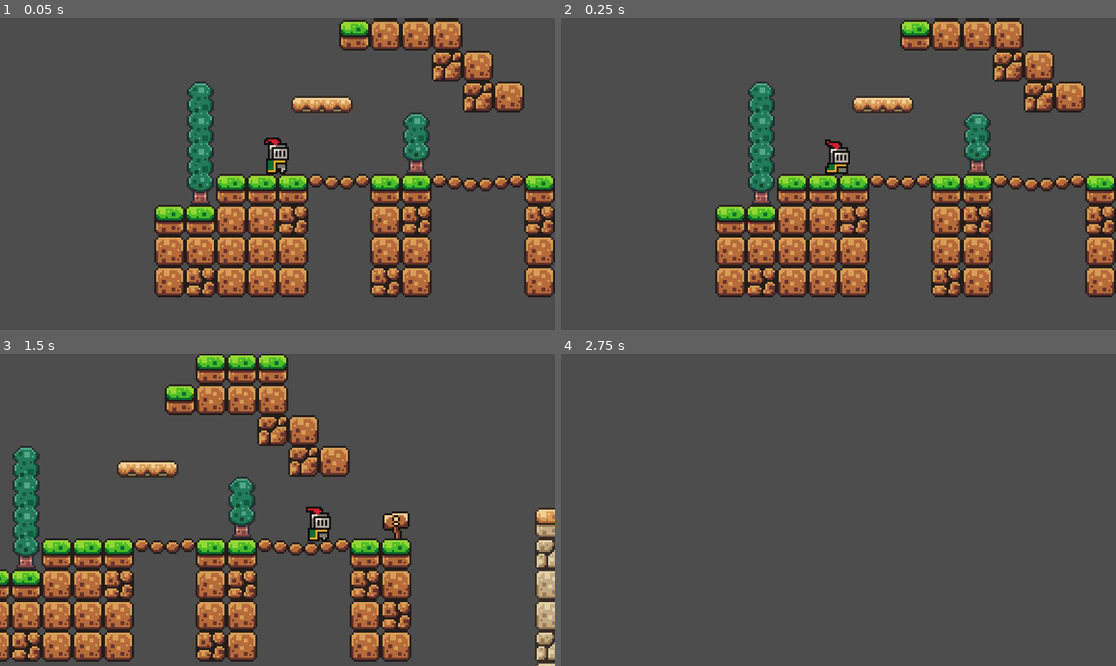
Above: before the commit, frames 1-4 (two rows, left to right).
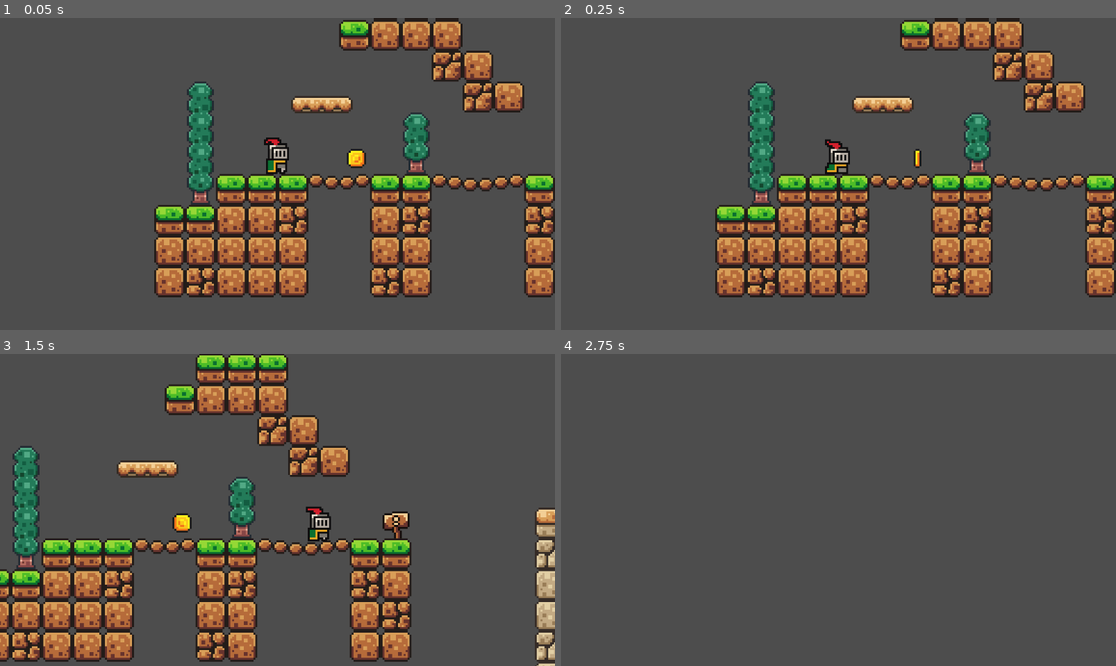
Above: after the commit, the same moments.

Repository: kenwillg/godot-tutorial
Game: Godot game, scene res://scenes/game.tscn
The game is run twice, just before and just after one commit, with the same random seed, the same clock (stepped at 60 frames per second) and the same inputs.
Inputs:
- Up to frame 1 (0.05 s): no input
- Up to frame 2 (0.25 s): no input
- Up to frame 3 (1.5 s): hold D (right) from 0.53 s (still down); tap W (jump) at 0.77 s
- Up to frame 4 (2.75 s): tap W (jump) at 1.52 s; release D (right) at 2.03 s; hold A (left) from 2.03 s (still down)

The runs differ from the first frame. In frame 1, 0.2% of the frame differs, in the area x 62-66%, y 41-49%; in frame 2, less than 0.1%; in frame 3, 0.2%; in frame 4, nothing differs.

Commit message:
pickups done

Diff:
--- /dev/null
+++ b/scenes/coin.gd
@@ -0,0 +1,4 @@
+extends Area2D
+
+func _on_body_entered(body: Node2D) -> void:
+	queue_free()
--- a/scenes/game.tscn
+++ b/scenes/game.tscn
@@ -1,9 +1,10 @@
-[gd_scene load_steps=12 format=4 uid="uid://b50pm56fivp1x"]
+[gd_scene load_steps=13 format=4 uid="uid://b50pm56fivp1x"]
 
 [ext_resource type="PackedScene" uid="uid://b3dw58eedm3du" path="res://scenes/player.tscn" id="1_uwrxv"]
 [ext_resource type="Script" uid="uid://d2hy12ug78au4" path="res://scripts/player.gd" id="2_yqjtg"]
 [ext_resource type="Texture2D" uid="uid://b8ihq34ogntyf" path="res://assets/sprites/world_tileset.png" id="3_lnu2h"]
 [ext_resource type="PackedScene" uid="uid://c8a0aja86k5gy" path="res://scenes/platform.tscn" id="4_lbhrr"]
+[ext_resource type="PackedScene" uid="uid://bcj5e3ufb0pe2" path="res://scripts/coin.tscn" id="5_iywne"]
 
 [sub_resource type="TileSetAtlasSource" id="TileSetAtlasSource_lbhrr"]
 texture = ExtResource("3_lnu2h")
@@ -363,3 +364,15 @@
 &"": SubResource("AnimationLibrary_p57ef")
 }
 autoplay = "RESET"
+
+[node name="coin" parent="." instance=ExtResource("5_iywne")]
+position = Vector2(41, -8)
+
+[node name="coin2" parent="." instance=ExtResource("5_iywne")]
+position = Vector2(246, -25)
+
+[node name="coin3" parent="." instance=ExtResource("5_iywne")]
+position = Vector2(526, 56)
+
+[node name="coin4" parent="." instance=ExtResource("5_iywne")]
+position = Vector2(655, 23)
--- /dev/null
+++ b/scripts/coin.tscn
@@ -0,0 +1,112 @@
+[gd_scene load_steps=17 format=3 uid="uid://bcj5e3ufb0pe2"]
+
+[ext_resource type="Script" uid="uid://cjdumr30ax0ak" path="res://scenes/coin.gd" id="1_i64fm"]
+[ext_resource type="Texture2D" uid="uid://dmt7qg0pxdjau" path="res://assets/sprites/coin.png" id="1_rwqht"]
+
+[sub_resource type="AtlasTexture" id="AtlasTexture_i64fm"]
+atlas = ExtResource("1_rwqht")
+region = Rect2(0, 0, 16, 16)
+
+[sub_resource type="AtlasTexture" id="AtlasTexture_11l1o"]
+atlas = ExtResource("1_rwqht")
+region = Rect2(16, 0, 16, 16)
+
+[sub_resource type="AtlasTexture" id="AtlasTexture_d14el"]
+atlas = ExtResource("1_rwqht")
+region = Rect2(32, 0, 16, 16)
+
+[sub_resource type="AtlasTexture" id="AtlasTexture_1ikuy"]
+atlas = ExtResource("1_rwqht")
+region = Rect2(48, 0, 16, 16)
+
+[sub_resource type="AtlasTexture" id="AtlasTexture_wnlwo"]
+atlas = ExtResource("1_rwqht")
+region = Rect2(64, 0, 16, 16)
+
+[sub_resource type="AtlasTexture" id="AtlasTexture_jig8b"]
+atlas = ExtResource("1_rwqht")
+region = Rect2(80, 0, 16, 16)
+
+[sub_resource type="AtlasTexture" id="AtlasTexture_xmuha"]
+atlas = ExtResource("1_rwqht")
+region = Rect2(96, 0, 16, 16)
+
+[sub_resource type="AtlasTexture" id="AtlasTexture_kfxoj"]
+atlas = ExtResource("1_rwqht")
+region = Rect2(112, 0, 16, 16)
+
+[sub_resource type="AtlasTexture" id="AtlasTexture_jsmju"]
+atlas = ExtResource("1_rwqht")
+region = Rect2(128, 0, 16, 16)
+
+[sub_resource type="AtlasTexture" id="AtlasTexture_s0mny"]
+atlas = ExtResource("1_rwqht")
+region = Rect2(144, 0, 16, 16)
+
+[sub_resource type="AtlasTexture" id="AtlasTexture_7cc30"]
+atlas = ExtResource("1_rwqht")
+region = Rect2(160, 0, 16, 16)
+
+[sub_resource type="AtlasTexture" id="AtlasTexture_rojmm"]
+atlas = ExtResource("1_rwqht")
+region = Rect2(176, 0, 16, 16)
+
+[sub_resource type="SpriteFrames" id="SpriteFrames_ls27i"]
+animations = [{
+"frames": [{
+"duration": 1.0,
+"texture": SubResource("AtlasTexture_i64fm")
+}, {
+"duration": 1.0,
+"texture": SubResource("AtlasTexture_11l1o")
+}, {
+"duration": 1.0,
+"texture": SubResource("AtlasTexture_d14el")
+}, {
+"duration": 1.0,
+"texture": SubResource("AtlasTexture_1ikuy")
+}, {
+"duration": 1.0,
+"texture": SubResource("AtlasTexture_wnlwo")
+}, {
+"duration": 1.0,
+"texture": SubResource("AtlasTexture_jig8b")
+}, {
+"duration": 1.0,
+"texture": SubResource("AtlasTexture_xmuha")
+}, {
+"duration": 1.0,
+"texture": SubResource("AtlasTexture_kfxoj")
+}, {
+"duration": 1.0,
+"texture": SubResource("AtlasTexture_jsmju")
+}, {
+"duration": 1.0,
+"texture": SubResource("AtlasTexture_s0mny")
+}, {
+"duration": 1.0,
+"texture": SubResource("AtlasTexture_7cc30")
+}, {
+"duration": 1.0,
+"texture": SubResource("AtlasTexture_rojmm")
+}],
+"loop": true,
+"name": &"default",
+"speed": 12.0
+}]
+
+[sub_resource type="CircleShape2D" id="CircleShape2D_ssuvv"]
+radius = 5.0
+
+[node name="coin" type="Area2D"]
+collision_mask = 2
+script = ExtResource("1_i64fm")
+
+[node name="AnimatedSprite2D" type="AnimatedSprite2D" parent="."]
+sprite_frames = SubResource("SpriteFrames_ls27i")
+autoplay = "default"
+
+[node name="CollisionShape2D" type="CollisionShape2D" parent="."]
+shape = SubResource("CircleShape2D_ssuvv")
+
+[connection signal="body_entered" from="." to="." method="_on_body_entered"]
Not shown, added: scenes/coin.gd.uid
